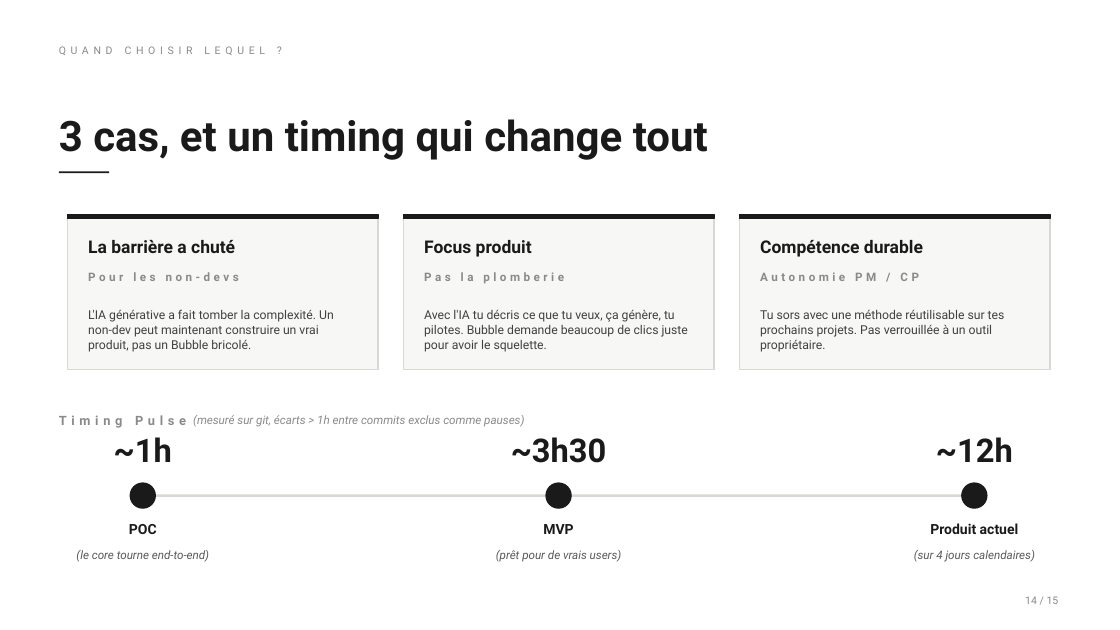
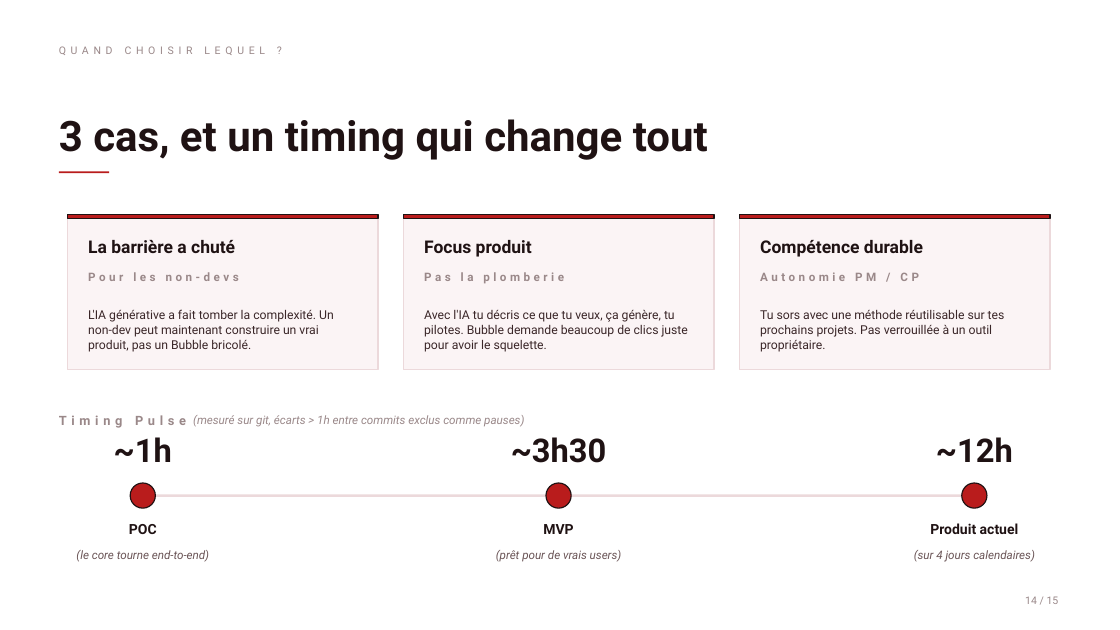
Before and after one commit to VincentG32/echo, a slide deck: slide 15 of docs/pulse-presentation.pptx. Drawn at 1120x630 pixels with LibreOffice and Linux fonts; fonts in the diff are those of the drawing. Boxes give left, top, right and bottom in pixels: in the first picture for what was removed or moved away, otherwise in the second. Text is boxed around its words. In the diff, an @@ line names an element or a change of style, - is before the commit and + after.

```diff
--- a/docs/pulse-presentation.pptx
+++ b/docs/pulse-presentation.pptx
@@ line (59, 172) - (109, 172): stroke #1A1A1A 1.5 pt to #B91C1C 1.5 pt @@
@@ fill #1A1A1A to #B91C1C; outline #1A1A1A 1 pt to #1F1213 1 pt in 6 elements at (403, 214, 714, 218), (739, 214, 1050, 218), (130, 483, 155, 508), (546, 483, 571, 508), (962, 483, 987, 508), (67, 214, 378, 218) @@
@@ fill #F7F7F5 to #FBF4F5; outline #D8D8D5 1 pt to #ECD9DB 1 pt in 3 elements at (67, 214, 378, 370), (403, 214, 714, 370), (739, 214, 1050, 370) @@
@@ text colour #404040 to #3A2628 in 3 elements at (88, 309, 334, 352), (424, 310, 688, 352), (760, 310, 1005, 352) @@
@@ text colour #8A8A8A to #9A8889 in 6 elements at (59, 38, 731, 63), (88, 272, 239, 281), (424, 272, 564, 284), (760, 272, 919, 281), (59, 408, 479, 433), (193, 415, 524, 427) @@
@@ text colour #1A1A1A to #1F1213 in 3 elements at (59, 119, 708, 160), (114, 437, 172, 462), (511, 437, 607, 463) @@
@@ line (143, 496) - (975, 496): stroke #D8D8D5 2 pt to #ECD9DB 2 pt @@
@@ text colour #5A5A5A to #6B5557 in 3 elements at (76, 550, 209, 562), (496, 550, 622, 562), (914, 550, 1035, 562) @@
```
Also in this commit, not shown: 15 other slides changed, 1 other file.
